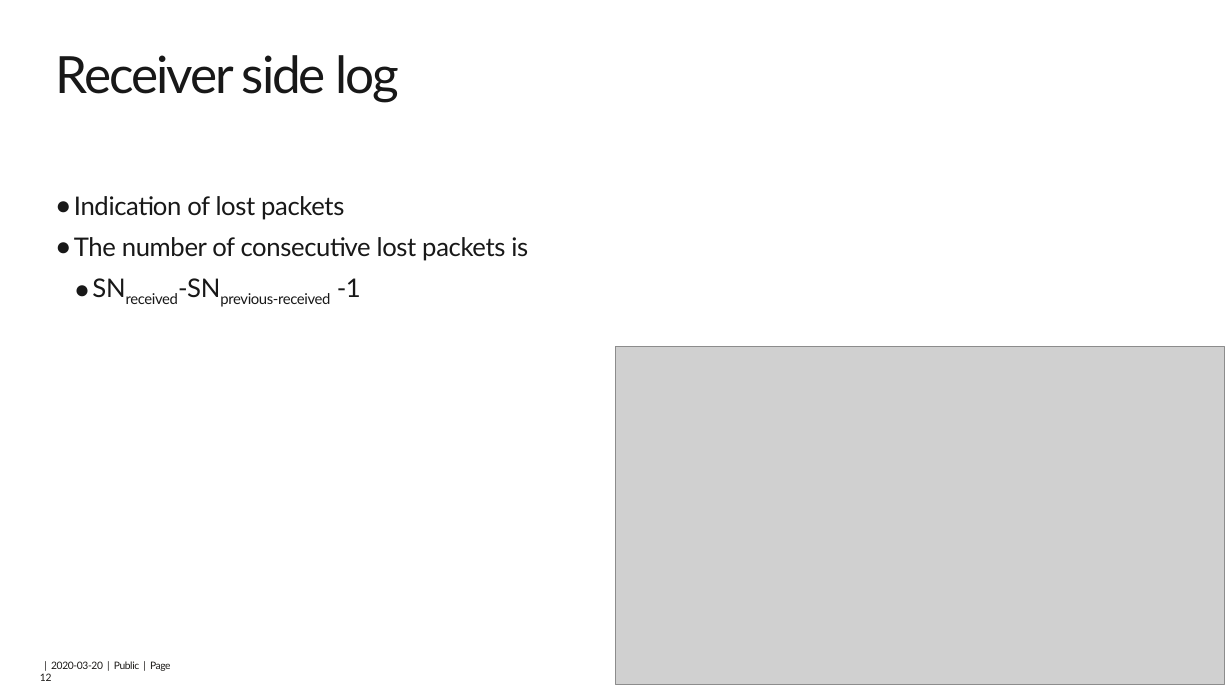
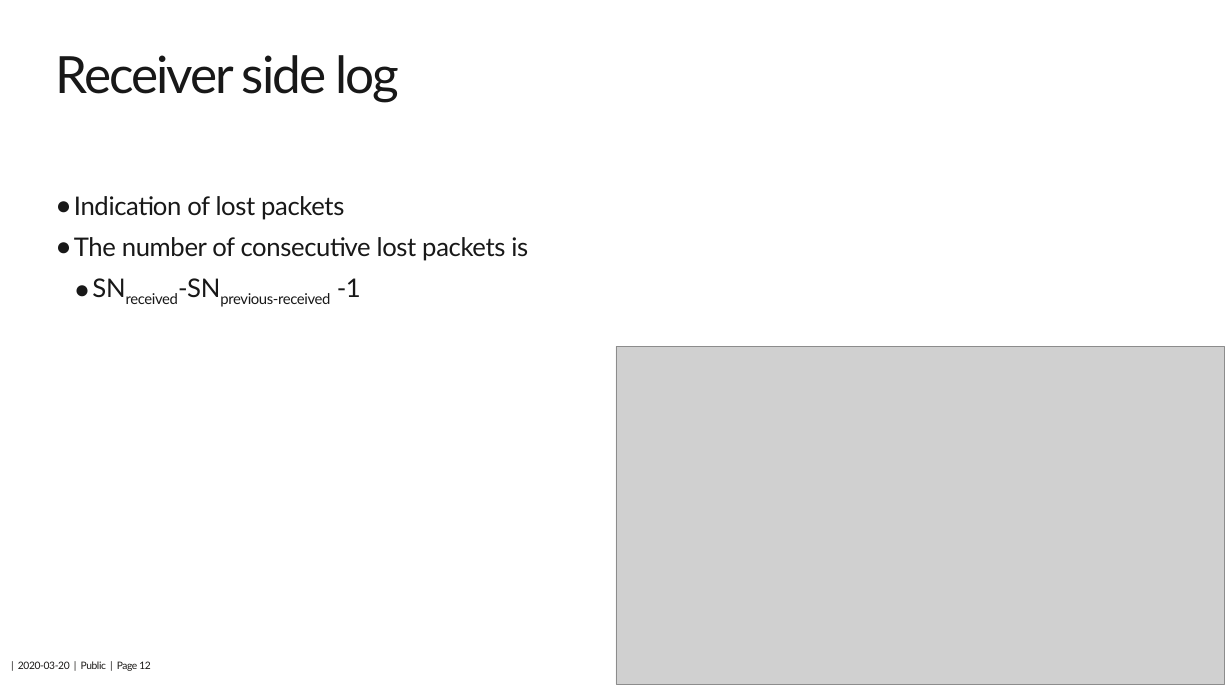
Before and after one commit to 5G-VCA-CC/scream, a slide deck: slide 12 of SCReAM-BW-test-tool.pptx. Drawn at 1232x693 pixels with LibreOffice and Linux fonts; fonts in the diff are those of the drawing; grey boxes stand for pictures; background and template pictures are left out. Boxes give left, top, right and bottom in pixels: in the first picture for what was removed or moved away, otherwise in the second. Text is boxed around its words. In the diff, an @@ line names an element or a change of style, - is before the commit and + after.

```diff
--- a/SCReAM-BW-test-tool.pptx
+++ b/SCReAM-BW-test-tool.pptx
@@ text rewrapped from (x1=40, y1=661, x2=171, y2=681) to (x1=18, y1=661, x2=151, y2=671) @@
```
Also in this commit, not shown: 12 other slides changed, 26 other files.
